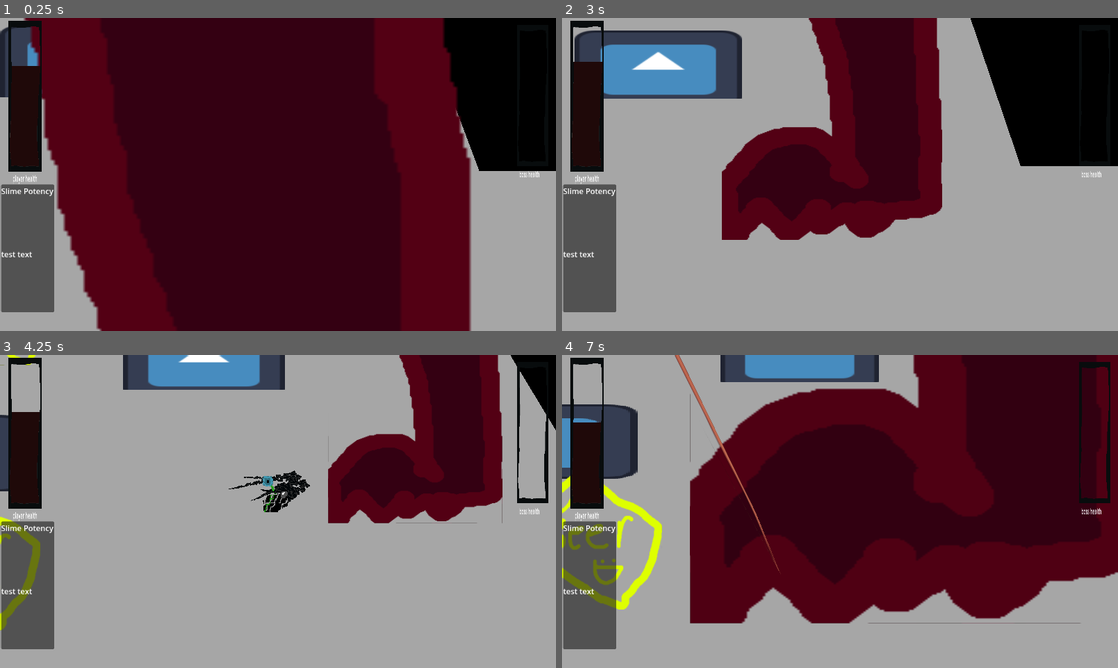
Above: before the commit, frames 1-4 (two rows, left to right).
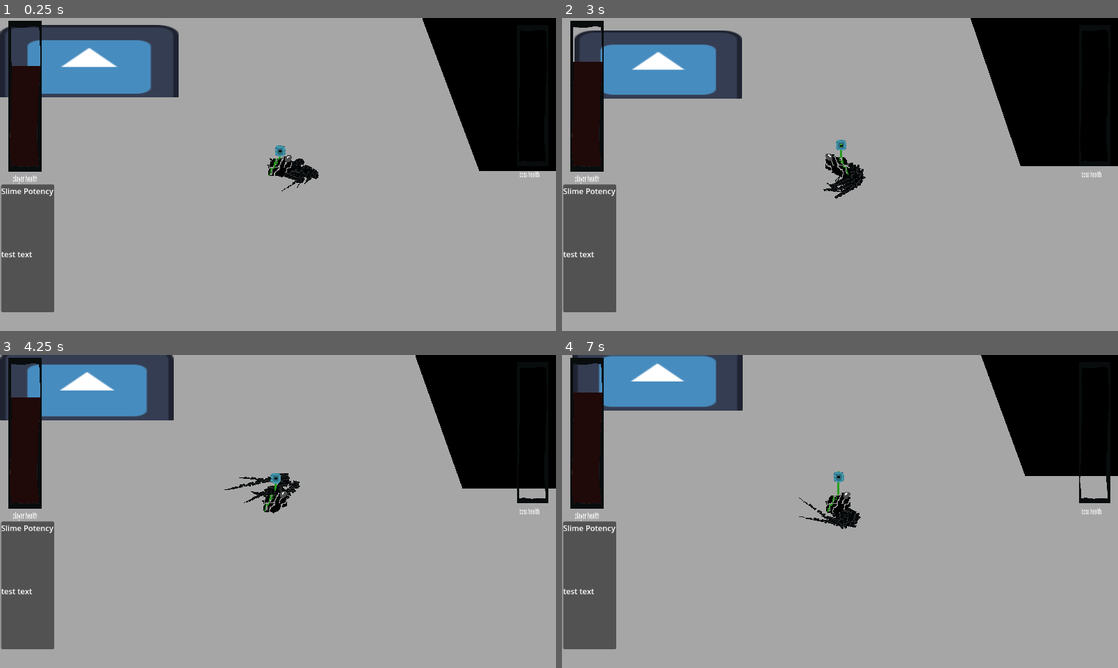
Above: after the commit, the same moments.

Repository: Area9579/Haustoria
Game: Godot game, scene res://Scenes/main.tscn
Two runs of this game, one before a commit and one after it. Both use one fixed random seed, a clock stepped at 60 frames per second and the inputs below. The engine's default icon, where the game draws it, is replaced by a stand-in: a white triangle on a blue panel in a dark square.
Inputs (mouse positions are in pixels of both pictures, inside the frame that each line leads up to):
- Up to frame 1 (0.25 s): no input
- Up to frame 2 (3 s): move the mouse to (962, 158) at 0.52 s; click (962, 158) at 0.6 s; move the mouse to (728, 190) at 1.27 s; click (728, 190) at 1.35 s; move the mouse to (895, 105) at 2.02 s; click (895, 105) at 2.1 s; move the mouse to (812, 237) at 2.77 s; click (812, 237) at 2.85 s
- Up to frame 3 (4.25 s): move the mouse to (444, 558) at 3.52 s; click (444, 558) at 3.6 s
- Up to frame 4 (7 s): move the mouse to (673, 464) at 4.27 s; click (673, 464) at 4.35 s; move the mouse to (867, 511) at 5.02 s; click (867, 511) at 5.1 s; move the mouse to (756, 433) at 5.77 s; click (756, 433) at 5.85 s; move the mouse to (962, 495) at 6.52 s; click (962, 495) at 6.6 s

The runs differ from the first frame. In frame 1, 73% of the frame differs, in the area x 4-85%, y 0-100%; in frame 2, 20%; in frame 3, 25%; in frame 4, 65%.

Commit message:
Added some traps

Diff:
--- a/Scenes/Menu.tscn
+++ b/Scenes/Menu.tscn
@@ -884,11 +884,11 @@
 progress = 1.44877
 
 [node name="PathFollow3D7" parent="2DPlayer/Limbs/Arm7/TitlerHolder" instance=ExtResource("26_a5hah")]
-transform = Transform3D(0.0298164, -0.0608971, -0.997679, 0.0374862, 0.997475, -0.0597661, 0.998839, -0.0356172, 0.0320248, 1.60607, 0.211318, -0.0402237)
+transform = Transform3D(0.0298164, -0.0608971, -0.997679, 0.0374862, 0.997475, -0.059766, 0.998839, -0.0356172, 0.0320247, 1.60607, 0.211318, -0.0402237)
 progress = 1.62546
 
 [node name="PathFollow3D12" parent="2DPlayer/Limbs/Arm7/TitlerHolder" instance=ExtResource("26_a5hah")]
-transform = Transform3D(0.0317741, -0.0415425, -0.99861, 0.0375847, 0.998448, -0.0403407, 0.998775, -0.0362508, 0.0332868, 1.96108, 0.229167, -0.0518421)
+transform = Transform3D(0.0317741, -0.0415425, -0.99861, 0.0375847, 0.998448, -0.0403407, 0.998775, -0.0362508, 0.0332869, 1.96108, 0.229167, -0.0518421)
 progress = 1.98081
 
 [node name="PathFollow3D13" parent="2DPlayer/Limbs/Arm7/TitlerHolder" instance=ExtResource("26_a5hah")]
@@ -904,7 +904,7 @@
 progress = 2.82973
 
 [node name="PathFollow3D16" parent="2DPlayer/Limbs/Arm7/TitlerHolder" instance=ExtResource("26_a5hah")]
-transform = Transform3D(0.0405576, 0.0599333, -0.997356, 0.037505, 0.997372, 0.0614607, 0.998459, -0.0398987, 0.0382042, 3.22756, 0.224939, -0.0969304)
+transform = Transform3D(0.0405576, 0.0599333, -0.997356, 0.037505, 0.997372, 0.0614606, 0.998459, -0.0398986, 0.0382042, 3.22756, 0.224939, -0.0969304)
 progress = 3.24778
 
 [node name="PathFollow3D17" parent="2DPlayer/Limbs/Arm7/TitlerHolder" instance=ExtResource("26_a5hah")]
@@ -916,11 +916,11 @@
 progress = 4.08289
 
 [node name="PathFollow3D19" parent="2DPlayer/Limbs/Arm7/TitlerHolder" instance=ExtResource("26_a5hah")]
-transform = Transform3D(0.0947786, 0.768253, -0.633045, 0.0099627, 0.635137, 0.7723, 0.995433, -0.0795048, 0.0525449, 4.35439, -0.0618767, -0.148745)
+transform = Transform3D(0.0947786, 0.768253, -0.633045, 0.0099627, 0.635137, 0.7723, 0.995433, -0.0795047, 0.0525449, 4.35439, -0.0618767, -0.148745)
 progress = 4.43262
 
 [node name="PathFollow3D8" parent="2DPlayer/Limbs/Arm7/TitlerHolder" instance=ExtResource("26_a5hah")]
-transform = Transform3D(0.0219043, -0.124576, -0.991935, 0.0367425, 0.991604, -0.123722, 0.999055, -0.0337372, 0.0262984, 0.608655, 0.122444, -0.0105)
+transform = Transform3D(0.0219043, -0.124576, -0.991935, 0.0367425, 0.991604, -0.123723, 0.999055, -0.0337372, 0.0262984, 0.608655, 0.122444, -0.0105)
 progress = 0.624339
 
 [node name="PathFollow3D9" parent="2DPlayer/Limbs/Arm7/TitlerHolder" instance=ExtResource("26_a5hah")]
@@ -1030,11 +1030,11 @@
 progress = 2.54676
 
 [node name="PathFollow3D15" parent="2DPlayer/Limbs/Arm8/TitlerHolder" instance=ExtResource("26_a5hah")]
-transform = Transform3D(0.0369367, 0.0159895, -0.999169, 0.0376474, 0.99911, 0.0173806, 0.998595, -0.0382583, 0.0363026, 2.80966, 0.240759, -0.0813591)
+transform = Transform3D(0.0369366, 0.0159895, -0.999169, 0.0376474, 0.99911, 0.0173806, 0.998595, -0.0382583, 0.0363026, 2.80966, 0.240759, -0.0813591)
 progress = 2.82973
 
 [node name="PathFollow3D16" parent="2DPlayer/Limbs/Arm8/TitlerHolder" instance=ExtResource("26_a5hah")]
-transform = Transform3D(0.0405576, 0.0599333, -0.997357, 0.037505, 0.997373, 0.0614607, 0.998459, -0.0398987, 0.0382042, 3.22756, 0.224939, -0.0969304)
+transform = Transform3D(0.0405576, 0.0599334, -0.997357, 0.037505, 0.997373, 0.0614607, 0.998459, -0.0398987, 0.0382042, 3.22756, 0.224939, -0.0969304)
 progress = 3.24778
 
 [node name="PathFollow3D17" parent="2DPlayer/Limbs/Arm8/TitlerHolder" instance=ExtResource("26_a5hah")]
--- a/Scenes/main.tscn
+++ b/Scenes/main.tscn
@@ -439,7 +439,19 @@
 transform = Transform3D(1, 0, 0, 0, 1, 0, 0, 0, 1, -13.4465, -0.456, -34.2062)
 
 [node name="Trap" parent="NavigationRegion3D" instance=ExtResource("8_l15q6")]
-transform = Transform3D(1, 0, 0, 0, 1, 0, 0, 0, 1, -17.6707, -0.456, -25.5069)
+transform = Transform3D(1, 0, 0, 0, 1, 0, 0, 0, 1, -19.6707, -0.456, -31.5069)
+
+[node name="Trap2" parent="NavigationRegion3D" instance=ExtResource("8_l15q6")]
+transform = Transform3D(1, 0, 0, 0, 1, 0, 0, 0, 1, 27.3293, -0.456, -16.5069)
+
+[node name="Trap3" parent="NavigationRegion3D" instance=ExtResource("8_l15q6")]
+transform = Transform3D(1, 0, 0, 0, 1, 0, 0, 0, 1, 34.3293, -0.456, 8.4931)
+
+[node name="Trap4" parent="NavigationRegion3D" instance=ExtResource("8_l15q6")]
+transform = Transform3D(1, 0, 0, 0, 1, 0, 0, 0, 1, -21.6707, -0.456, 35.4931)
+
+[node name="Trap5" parent="NavigationRegion3D" instance=ExtResource("8_l15q6")]
+transform = Transform3D(1, 0, 0, 0, 1, 0, 0, 0, 1, 8.3293, -0.456, 18.4931)
 
 [node name="Player" parent="." instance=ExtResource("7_m2bmv")]
 
@@ -451,4 +463,4 @@
 poison = "Cyanide"
 
 [node name="Boss" parent="." instance=ExtResource("6_31op1")]
-transform = Transform3D(1, 0, 0, 0, 1, 0, 0, 0, 1, -5, 1.16462, 7)
+transform = Transform3D(1, 0, 0, 0, 1, 0, 0, 0, 1, 27, 1.16462, 30)
Not shown: 1 places in Scenes/Boss.tscn that only renumber resources
